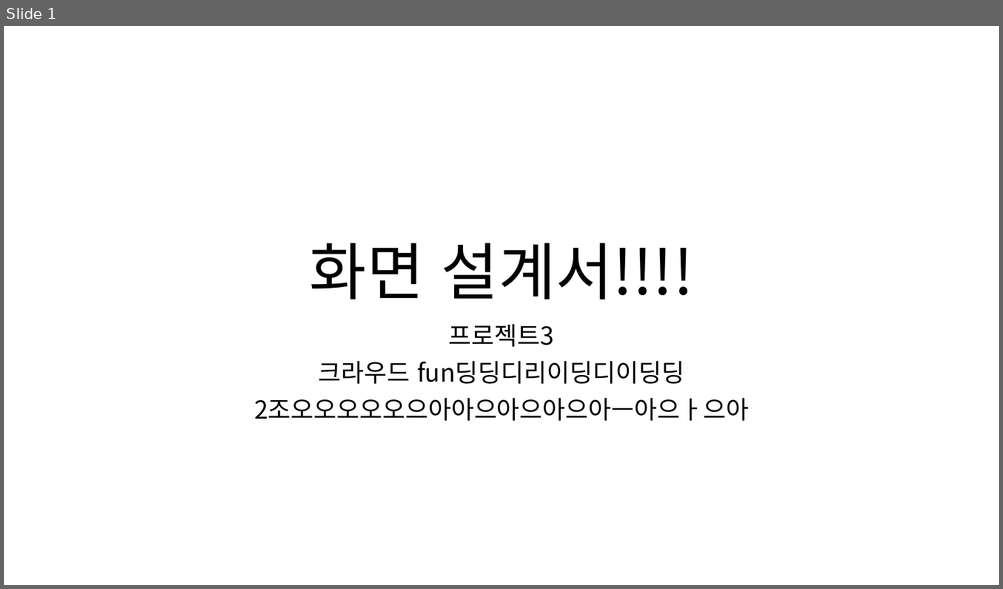
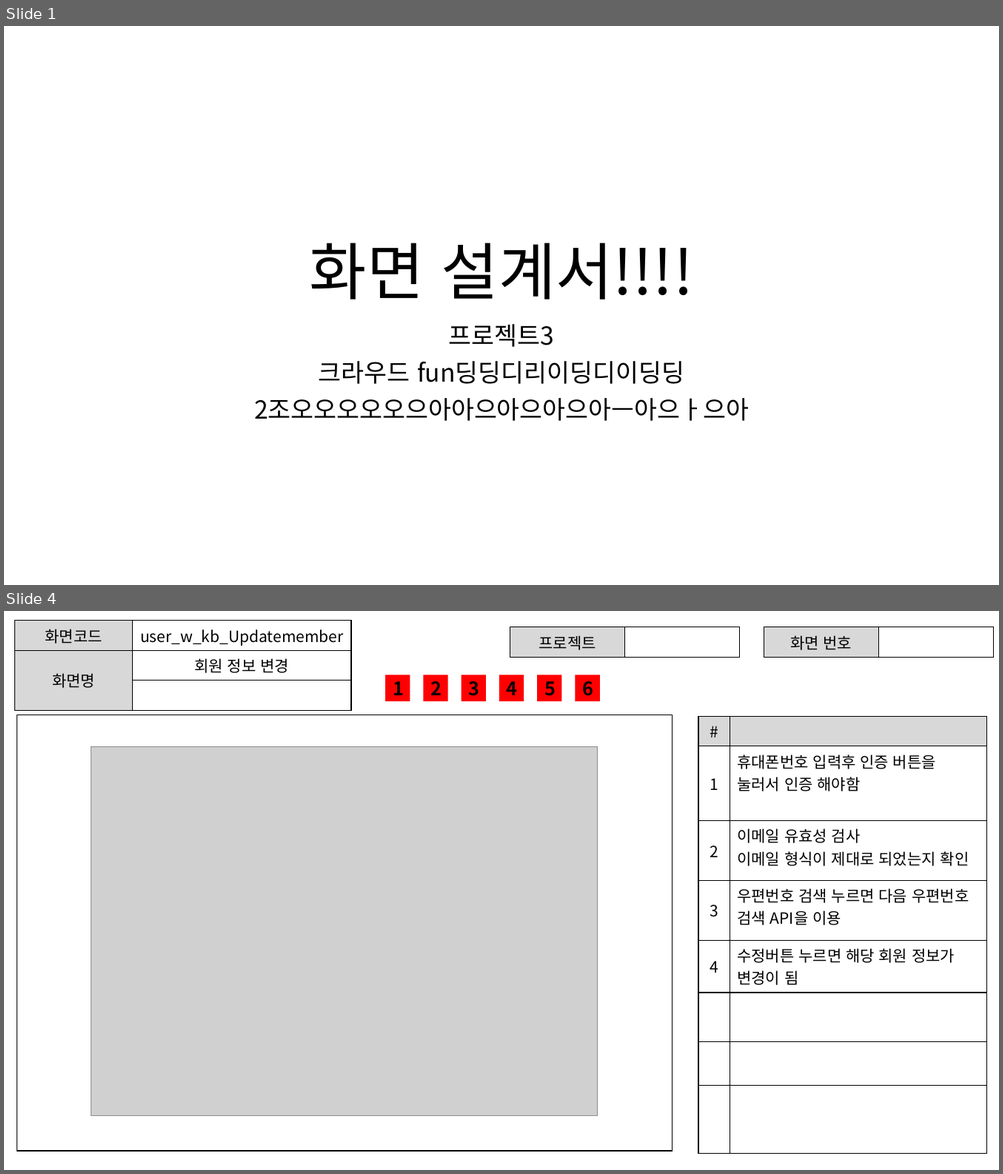
Before and after one commit to ezenteam2/RentalEquip, a slide deck: 0 발표용 파워포인트/0327 4차발표/0327 project04 - 파워포인트 - 기범.pptx. Shown one above the other, each under a label of ours: slide 1 before the commit, slides 1 and 4 after it; the slides between them are not shown. The pictures are 1003x589 and 1003x1174 pixels, drawn with LibreOffice and Linux fonts; fonts in the diff are those of the drawing; grey boxes stand for pictures. Boxes give left, top, right and bottom in pixels: in the first picture for what was removed or moved away, otherwise in the second. Text is boxed around its words. In the diff, an @@ line names an element or a change of style, - is before the commit and + after.

```diff
--- a/0 발표용 파워포인트/0327 4차발표/0327 project04 - 파워포인트 - 기범.pptx
+++ b/0 발표용 파워포인트/0327 4차발표/0327 project04 - 파워포인트 - 기범.pptx
@@ slide 4 added at [4,611,999,1170], background #FFFFFF @@
@@ table added at [14,621,351,699], 3 rows, 2 columns @@
+화면코드 | user_w_kb_Updatemember
+화면명 | 회원 정보 변경
+ | 
@@ table added at [510,627,740,653], 1 rows, 2 columns @@
+프로젝트 | 
@@ table added at [763,627,993,653], 1 rows, 2 columns @@
+화면 번호 | 
@@ rectangle added at [385,675,410,701], fill #FF0000, 18 pt, text #000000, bold @@
+1
@@ rectangle added at [424,675,448,701], fill #FF0000, 18 pt, text #000000, bold @@
+2
@@ rectangle added at [461,675,486,701], fill #FF0000, 18 pt, text #000000, bold @@
+3
@@ rectangle added at [499,675,524,701], fill #FF0000, 18 pt, text #000000, bold @@
+4
@@ rectangle added at [537,675,561,701], fill #FF0000, 18 pt, text #000000, bold @@
+5
@@ rectangle added at [575,675,600,701], fill #FF0000, 18 pt, text #000000, bold @@
+6
@@ rectangle added at [17,715,671,1151], fill #FFFFFF, outline #000000 1 pt @@
@@ table added at [699,716,987,1147], 8 rows, 2 columns @@
+# | 
+1 | 휴대폰번호 입력후 인증 버튼을 눌러서 인증 해야함
+2 | 이메일 유효성 검사 / 이메일 형식이 제대로 되었는지 확인
+3 | 우편번호 검색 누르면 다음 우편번호 검색 API을 이용
+4 | 수정버튼 누르면 해당 회원 정보가 변경이 됨
+ | 
+ | 
+ | 
@@ picture added at [91,747,597,1116] @@
```
Also in this commit, not shown: 18 other slides added.
